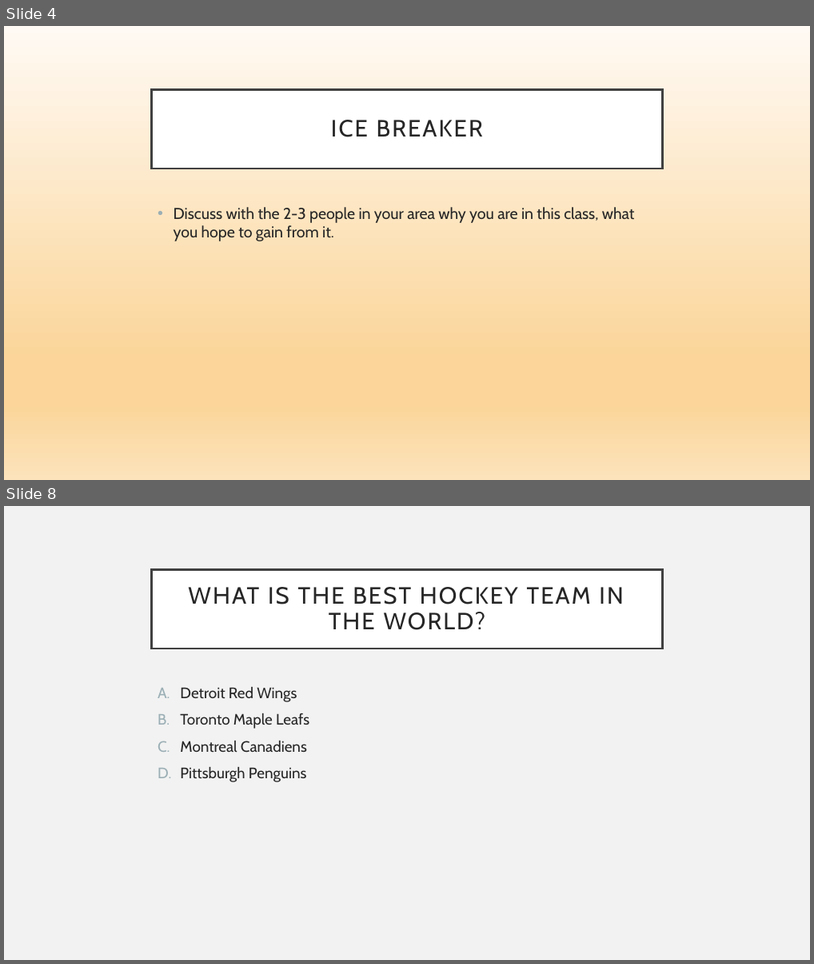
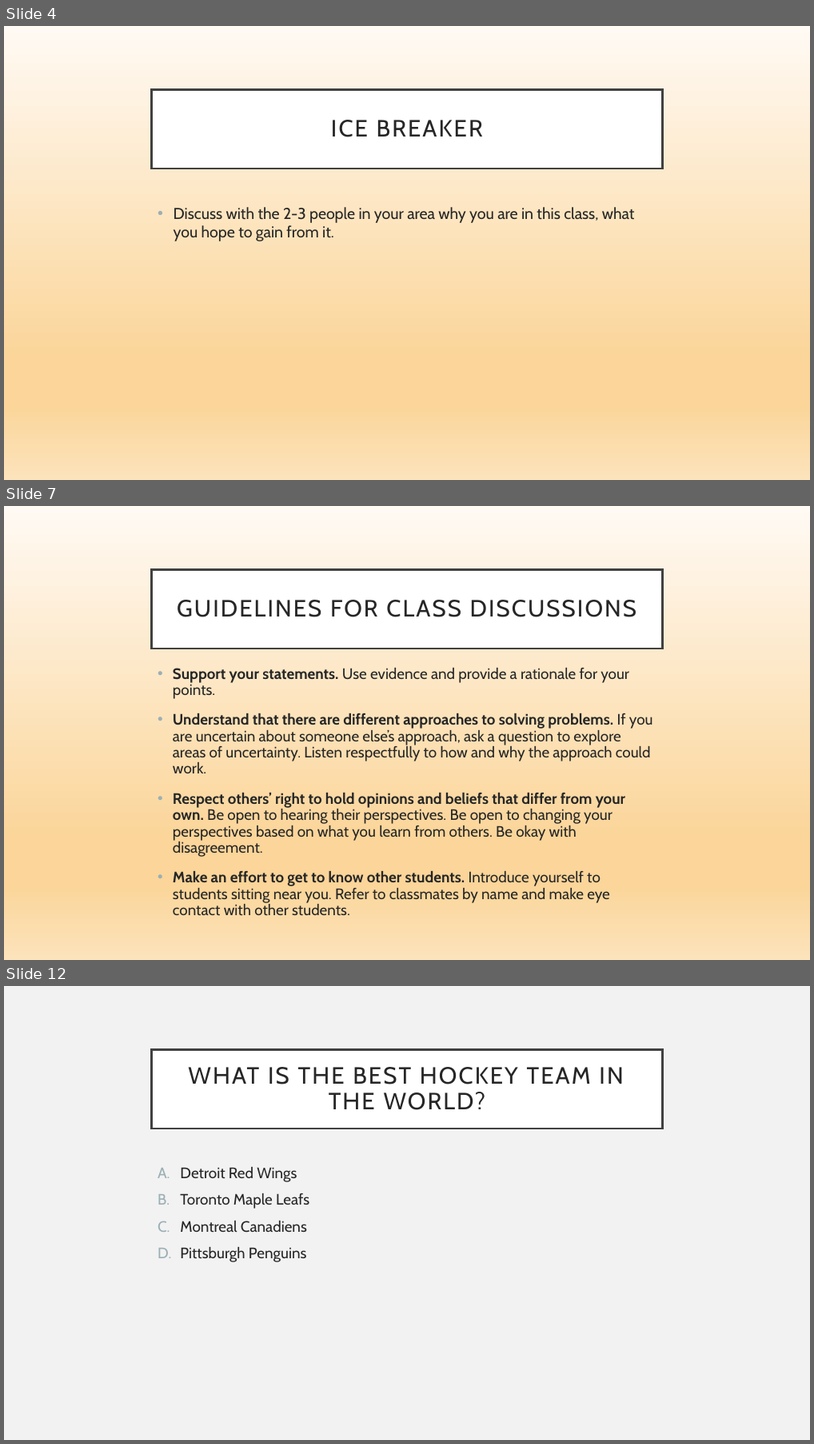
Before and after one commit to detricksnyder/TeachingLectures, a slide deck: Michigan/PUBLHLTH403/Lecture 1- Syllabus Review.pptx. Shown one above the other, each under a label of ours: slides 4 and 8 before the commit, slides 4, 7 and 12 after it; the slides between them are not shown. The pictures are 814x964 and 814x1444 pixels, drawn with LibreOffice and Linux fonts; fonts in the diff are those of the drawing. Boxes give left, top, right and bottom in pixels: in the first picture for what was removed or moved away, otherwise in the second. Text is boxed around its words. In the diff, an @@ line names an element or a change of style, - is before the commit and + after.

```diff
--- a/Michigan/PUBLHLTH403/Lecture 1- Syllabus Review.pptx
+++ b/Michigan/PUBLHLTH403/Lecture 1- Syllabus Review.pptx
@@ slide 7 added at box(4, 506, 810, 960), background gradient #FFFAF4 to #FBD599 to #FCE3BB @@
@@ title added at box(152, 569, 662, 648), fill #FFFFFF, outline #404040 2.5 pt, 28 pt, text #262626 @@
+GUIDELINES FOR CLASS DISCUSSIONS
@@ text added at box(173, 668, 654, 915), 18 pt, text #262626 @@
+• Support your statements. Use evidence and provide a rationale for your points.
+• Understand that there are different approaches to solving problems. If you are uncertain about someone else’s approach, ask a question to explore areas of uncertainty. Listen respectfully to how and why the approach could work.
+• Respect others’ right to hold opinions and beliefs that differ from your own. Be open to hearing their perspectives. Be open to changing your perspectives based on what you learn from others. Be okay with disagreement.
+• Make an effort to get to know other students. Introduce yourself to students sitting near you. Refer to classmates by name and make eye contact with other students.
@@ what was slide 8 is now slide 12 @@
```
Also in this commit, not shown: 5 slides changed, 4 other slides added, 1 other file.
